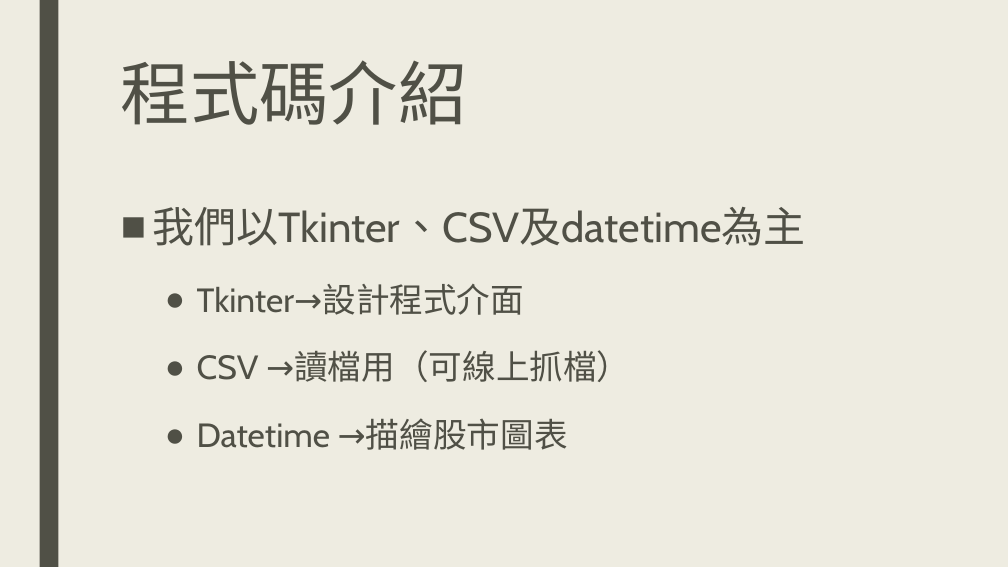
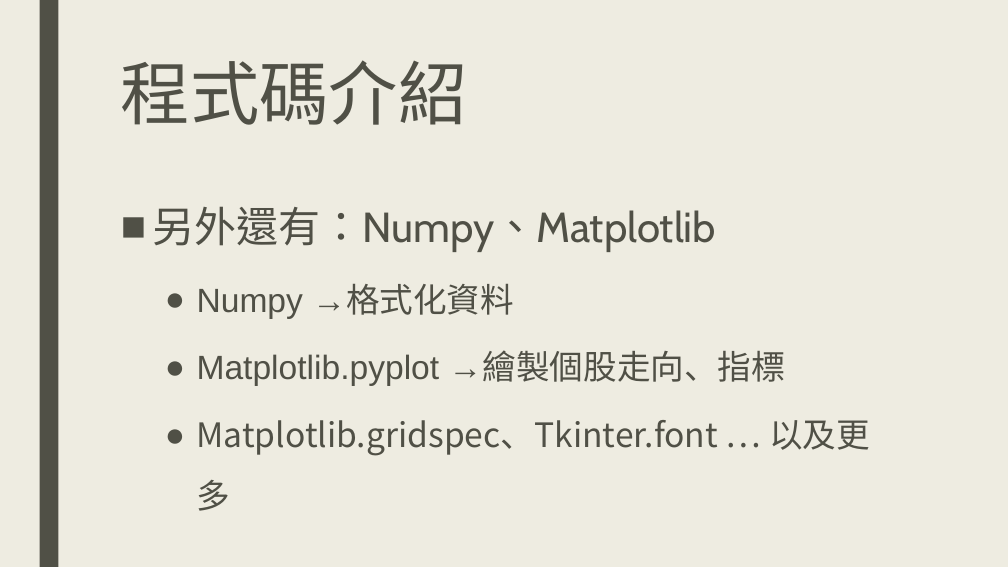
Before and after one commit to DanTsai0903/Stock-King-Project, a slide deck: slide 13 of 商管程式報告.pptx (slide 8 before the commit). Drawn at 1008x567 pixels with LibreOffice and Linux fonts; fonts in the diff are those of the drawing. Boxes give left, top, right and bottom in pixels: in the first picture for what was removed or moved away, otherwise in the second. Text is boxed around its words. In the diff, an @@ line names an element or a change of style, - is before the commit and + after.

```diff
--- a/商管程式報告.pptx
+++ b/商管程式報告.pptx
@@ text at [153,206,870,511]: text changed; font Cabin to Noto Sans CJK TC @@
-■ 我們以Tkinter、CSV及datetime為主
-  ● Tkinter→設計程式介面
-  ● CSV →讀檔用（可線上抓檔）
-  ● Datetime →描繪股市圖表
+■ 另外還有：Numpy、Matplotlib
+  ● Numpy →格式化資料
+  ● Matplotlib.pyplot →繪製個股走向、指標
+  ● Matplotlib.gridspec、Tkinter.font … 以及更多
```
Also in this commit, not shown: 1 other slide changed, 5 slides added.
